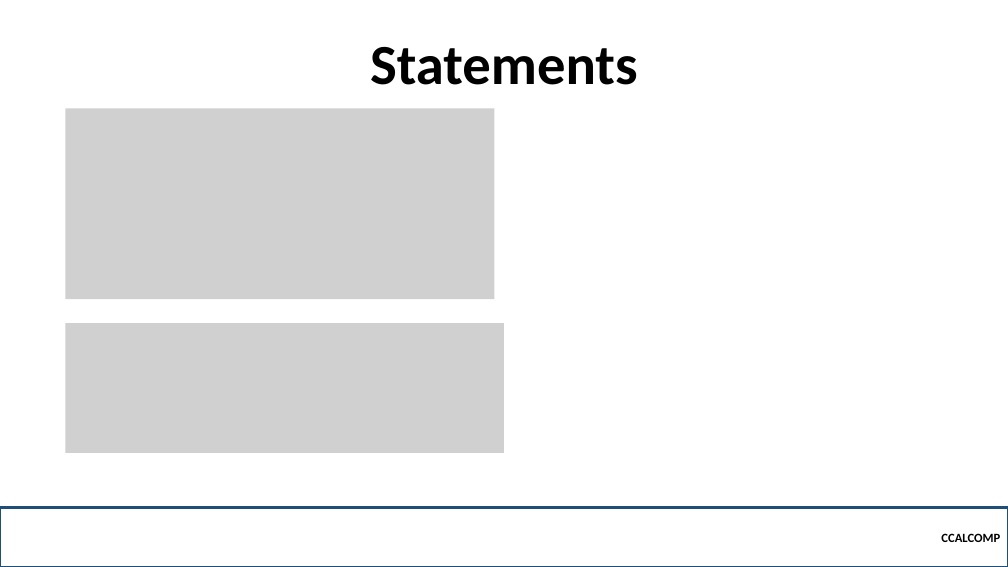
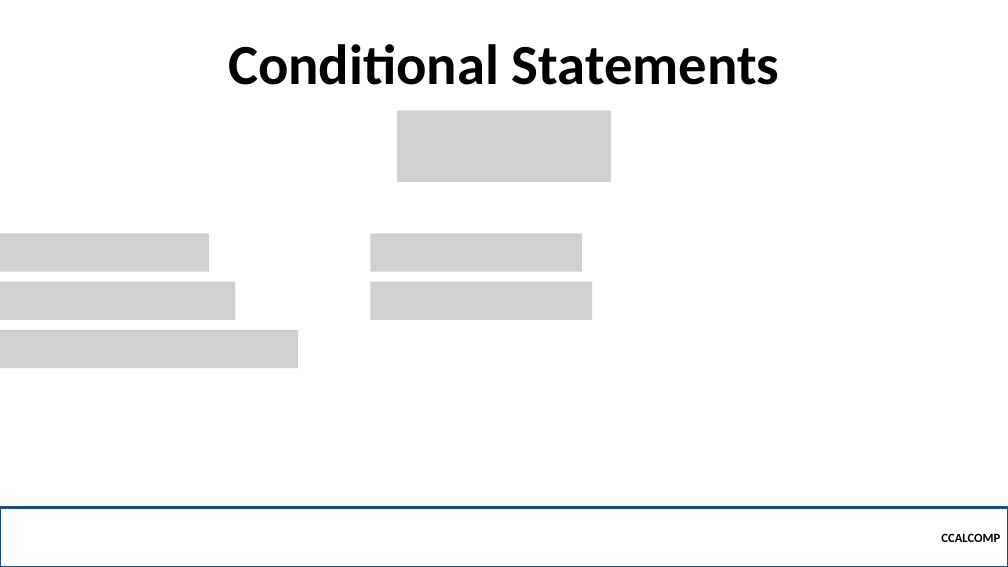
Before and after one commit to robitussin/CCALCOMP, a slide deck: slide 14 of Week 3 - Proofs/Logic.pptx (slide 5 before the commit). Drawn at 1008x567 pixels with LibreOffice and Linux fonts; fonts in the diff are those of the drawing; grey boxes stand for pictures; background and template pictures are left out. Boxes give left, top, right and bottom in pixels: in the first picture for what was removed or moved away, otherwise in the second. Text is boxed around its words. In the diff, an @@ line names an element or a change of style, - is before the commit and + after.

```diff
--- a/Week 3 - Proofs/Logic.pptx
+++ b/Week 3 - Proofs/Logic.pptx
@@ title at bbox=[228, 44, 780, 85]: text changed @@
-Statements
+Conditional Statements
@@ picture removed at bbox=[66, 108, 495, 299] @@
@@ picture added at bbox=[397, 110, 611, 181] @@
@@ picture added at bbox=[0, 234, 209, 271] @@
@@ picture added at bbox=[371, 234, 582, 271] @@
@@ picture added at bbox=[0, 282, 235, 320] @@
@@ picture added at bbox=[371, 282, 592, 320] @@
@@ picture removed at bbox=[66, 324, 504, 454] @@
@@ picture added at bbox=[0, 330, 298, 368] @@
```
Also in this commit, not shown: 6 other slides changed, 11 slides added, 1 other file.
